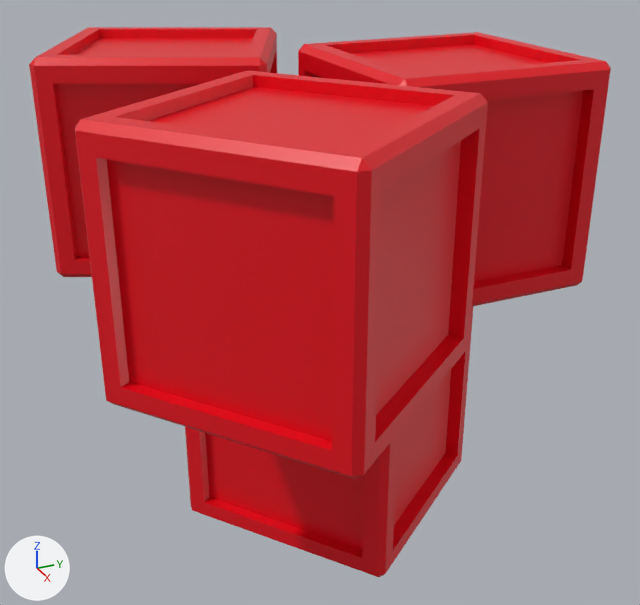
Two versions of the FBX model Assets/Furniture Assets/FBX/kidsplayingblox.fbx, one commit apart.
The view is the same before and after, from a 50 mm lens placed at (6.77, -4.25, 2.22), pointed at (0.01, -1.21, -1.16). Arrows for +X, +Y and +Z are at lower left; the lights stay in place. Where no turn or scale is listed for an object, it has been applied to the vertices.

Script lines for the objects in view, before the commit:
```python
me_cube = bpy.data.meshes.new('Cube')
me_cube.from_pydata(...)  # 92 vertices, 72 faces; spans x -1.0..1.0, y -1.0..1.0, z -1.0..1.0
me_cube.materials.append(mat_material)  # red #e70017
me_cube_001 = bpy.data.meshes.new('Cube.001')
me_cube_001.from_pydata(...)  # 92 vertices, 72 faces; spans x -1.37..1.37, y -1.37..1.37, z -1.0..1.0
me_cube_001.materials.append(mat_material_001)  # red #e70017
me_cube_002 = bpy.data.meshes.new('Cube.002')
me_cube_002.from_pydata(...)  # 92 vertices, 72 faces; spans x -1.3..1.3, y -1.3..1.3, z -1.0..1.0
me_cube_002.materials.append(mat_material_002)  # red #e70017
me_cube_003 = bpy.data.meshes.new('Cube.003')
me_cube_003.from_pydata(...)  # 92 vertices, 72 faces; spans x -1.37..1.37, y -1.37..1.37, z -1.0..1.0
me_cube_003.materials.append(mat_material_003)  # red #e70017
ob_cube = bpy.data.objects.new('Cube', me_cube)
ob_cube.location = (0.0, 0.0, 0.0)
ob_cube_001 = bpy.data.objects.new('Cube.001', me_cube_001)
ob_cube_001.location = (1.46, -2.05, 0.0)
ob_cube_002 = bpy.data.objects.new('Cube.002', me_cube_002)
ob_cube_002.location = (-1.65, -2.05, 0.0)
ob_cube_003 = bpy.data.objects.new('Cube.003', me_cube_003)
ob_cube_003.location = (0.27, -1.21, -2.04)
```
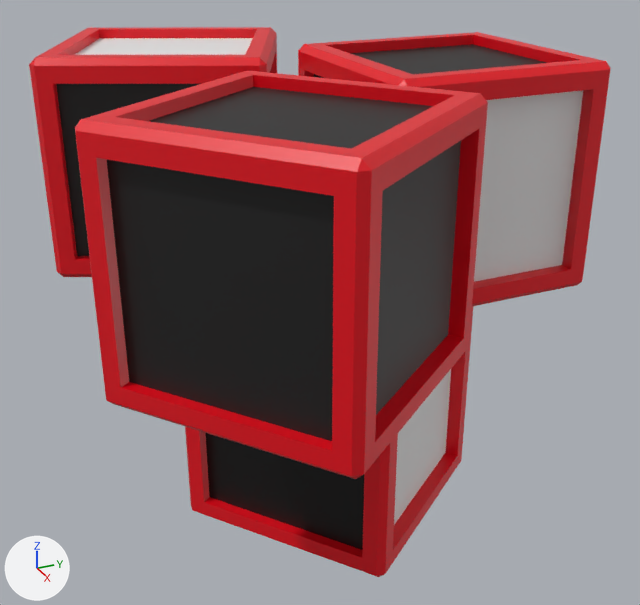
The newer file is also turned or shifted as a whole; pictures and numbers use the older file's frame.

The edits, one by one:
Material 'Material.007' (mat_material_007) is new.
Its base color is (0.01, 0.01, 0.01) (black #191919).
Material 'Material.004' (mat_material_004) is new.
Its base color is (0.8, 0.8, 0.8) (white #e7e7e7).
Material 'Material.006' (mat_material_006) is new.
Its base color is (0.00631, 0.00637, 0.00625) (black #131312).
Material 'Material.005' (mat_material_005) is new.
Its base color is (0.8, 0.8, 0.8) (white #e7e7e7).
Material 'Material.011' (mat_material_011) is new.
Its base color is (0.0, 0.0, 0.0) (black #000000).
Material 'Material.010' (mat_material_010) is new.
Its base color is (0.8, 0.8, 0.8) (white #e7e7e7).
Material 'Material.009' (mat_material_009) is new.
Its base color is (0.00902, 0.00902, 0.00902) (black #181818).
Material 'Material.008' (mat_material_008) is new.
Its base color is (0.8, 0.8, 0.8) (white #e7e7e7).
me_cube_002 has 92 vertices, 72 faces and spans x -1.3..1.3, y -1.3..1.3, z -1.0..1.0.
me_cube_002 is used by ob_cube_002; location (-1.65, -2.05, 0.0).
me_cube_002 part 1: all 3 faces centred in x -0.37..0.36, y -0.83..0.8, z 0.0..0.91 switch from mat_material_002 (red #e70017) to mat_material_008 (white #e7e7e7).
me_cube_002 part 2: all 3 faces centred in x -0.82..0.83, y -0.37..0.37, z -0.94..0.0 switch from mat_material_002 (red #e70017) to mat_material_009 (black #181818).
me_cube_001 has 92 vertices, 72 faces and spans x -1.37..1.37, y -1.37..1.37, z -1.0..1.0.
me_cube_001 is used by ob_cube_001; location (1.46, -2.05, 0.0).
me_cube_001 part 7: all 3 faces centred in x 0.0..0.69, y -0.72..0.54, z 0.0..0.91 switch from mat_material_001 (red #e70017) to mat_material_007 (black #191919).
me_cube_001 now uses material mat_material_004 (white #e7e7e7).
me_cube has 92 vertices, 72 faces and spans x -1.0..1.0, y -1.0..1.0, z -1.0..1.0.
me_cube is used by ob_cube; location (0.0, 0.0, 0.0).
me_cube part 5: all 3 faces centred in x -0.91..0.87, y 0.0, z -0.94..0.0 switch from mat_material (red #e70017) to mat_material_005 (white #e7e7e7).
me_cube part 6: all 3 faces centred in x 0.0, y -0.91..0.9, z 0.0..0.91 switch from mat_material (red #e70017) to mat_material_006 (black #131312).
me_cube_003 has 92 vertices, 72 faces and spans x -1.37..1.37, y -1.37..1.37, z -1.0..1.0.
me_cube_003 is used by ob_cube_003; location (0.27, -1.21, -2.04).
me_cube_003 part 3: all 3 faces centred in x -0.72..0.69, y -0.55..0.54, z -0.94..0.0 switch from mat_material_003 (red #e70017) to mat_material_010 (white #e7e7e7).
me_cube_003 part 4: all 3 faces centred in x -0.55..0.56, y -0.72..0.71, z 0.0..0.91 switch from mat_material_003 (red #e70017) to mat_material_011 (black #000000).

Pixel boxes (x1, y1, x2, y2) of what changed, in the pictures (640 x 605 px):
part 1 of me_cube_002, recoloured (red to white)
    both: (75, 38, 253, 55)
part 2 of me_cube_002, recoloured (red to black)
    both: (56, 84, 199, 256)
part 3 of me_cube_003, recoloured (red to white)
    both: (394, 369, 451, 525)
part 4 of me_cube_003, recoloured (red to black)
    both: (206, 433, 364, 550)
part 5 of me_cube, recoloured (red to white)
    both: (474, 91, 583, 282)
part 6 of me_cube, recoloured (red to white)
    both: (314, 44, 547, 78)
part 7 of me_cube_001, recoloured (red to black)
    both: (107, 87, 461, 441)
